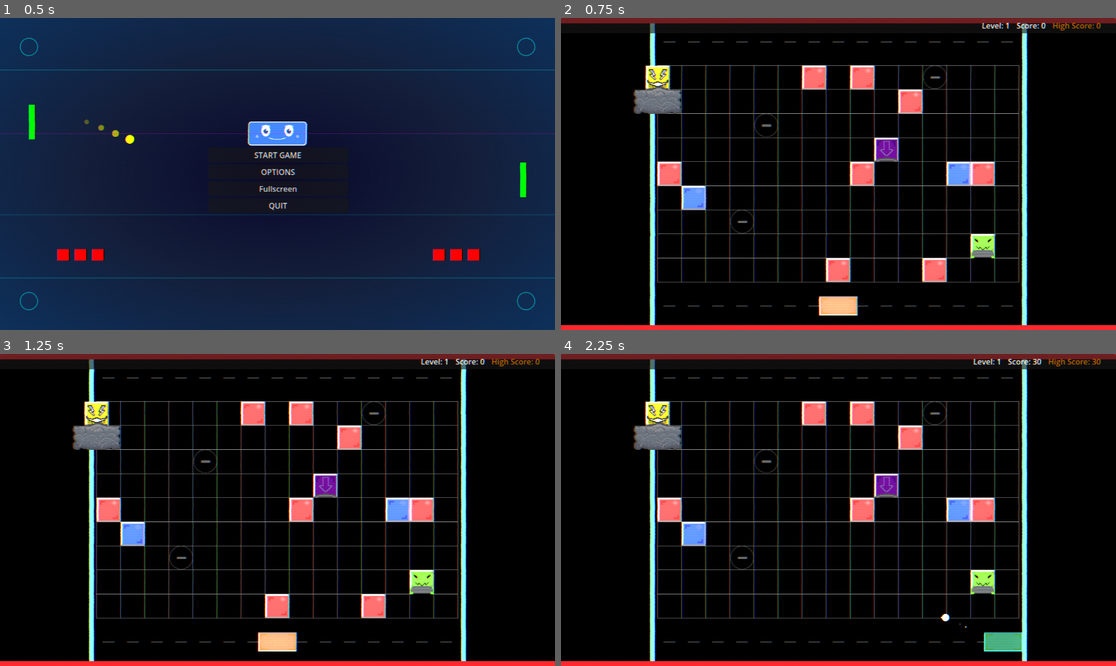
Above: before the commit, frames 1-4 (two rows, left to right).
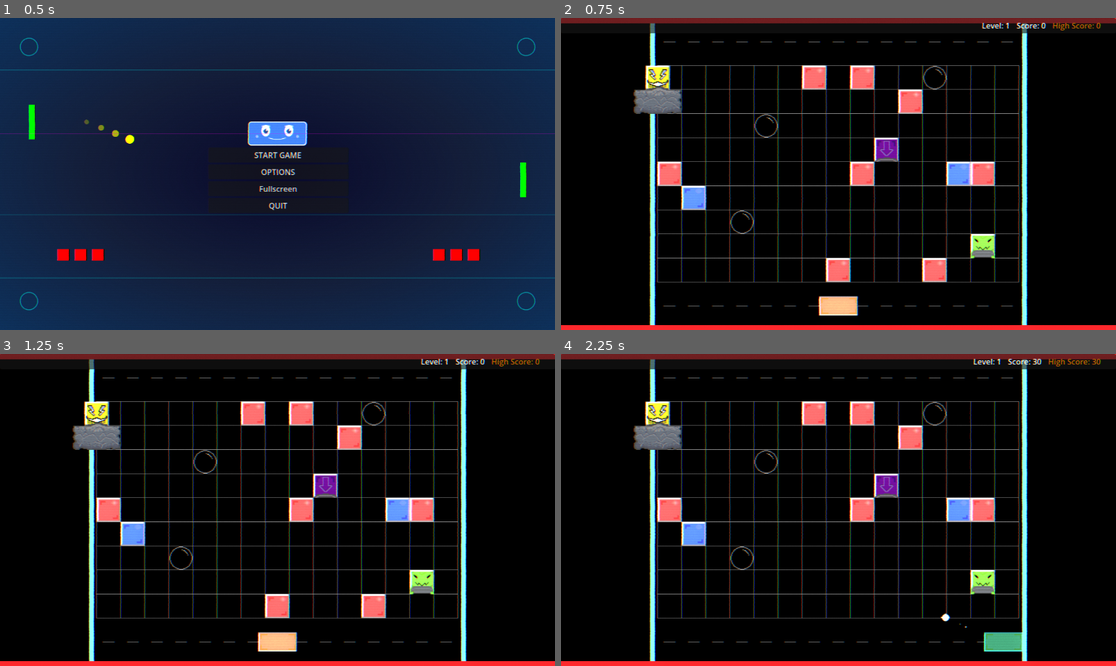
Above: after the commit, the same moments.

Repository: Nicheen/NotPong2025
Game: Godot game, scene res://scenes/menus/main_menu.tscn
The game is run twice, just before and just after one commit, with the same random seed, the same clock (stepped at 60 frames per second) and the same inputs.
Inputs (mouse positions are in pixels of both pictures, inside the frame that each line leads up to):
- Up to frame 1 (0.5 s): no input
- Up to frame 2 (0.75 s): click "START GAME" at 0.5 s
- Up to frame 3 (1.25 s): no input
- Up to frame 4 (2.25 s): tap Enter (ui_accept) at 1.25, 1.52 s; move the mouse to (960, 494) at 1.27 s; hold D (move_right) 1.28-2.03 s; hold Shift (dash) 1.28-2.03 s; move the mouse to (727, 525) at 2.02 s; hold S (teleport_down) from 2.03 s (still down); click (727, 525) at 2.1 s

Frame 1 is identical in both runs. In frame 2, 0.3% of the frame differs, in the area x 30-70%, y 15-70%; in frame 3, 0.3%; in frame 4, 0.4%, in the area x 30-71%, y 15-86%.

Commit message:
bomb igen

Diff:
--- a/NOTPONG/scenes/obj/Enemy.tscn
+++ b/NOTPONG/scenes/obj/Enemy.tscn
@@ -1,17 +1,8 @@
-[gd_scene load_steps=7 format=3 uid="uid://mhneu5sufe2j"]
+[gd_scene load_steps=6 format=3 uid="uid://mhneu5sufe2j"]
 
 [ext_resource type="Script" uid="uid://cfxv5qdy0ce0w" path="res://scripts/obj/enemy/enemy.gd" id="1_enemy_script"]
+[ext_resource type="Texture2D" uid="uid://bp53q14x7cbx" path="res://images/Bomb1.png" id="2_455qr"]
 [ext_resource type="AudioStream" uid="uid://m2nawbuan6pu" path="res://sounds/noels/blop1.wav" id="3_455qr"]
-
-[sub_resource type="Gradient" id="Gradient_gsmpp"]
-offsets = PackedFloat32Array(0.948905, 1)
-colors = PackedColorArray(0, 0, 0, 1, 1, 1, 1, 0)
-
-[sub_resource type="GradientTexture2D" id="GradientTexture2D_455qr"]
-gradient = SubResource("Gradient_gsmpp")
-fill = 1
-fill_from = Vector2(0.502488, 0.487562)
-fill_to = Vector2(0.691542, 0.666667)
 
 [sub_resource type="CircleShape2D" id="CircleShape2D_455qr"]
 radius = 25.0
@@ -26,13 +17,14 @@
 
 [node name="Sprite2D" type="Sprite2D" parent="."]
 scale = Vector2(1.5, 1.5)
-texture = SubResource("GradientTexture2D_455qr")
+texture = ExtResource("2_455qr")
 
 [node name="CollisionShape2D" type="CollisionShape2D" parent="."]
 position = Vector2(0, -1)
 shape = SubResource("CircleShape2D_455qr")
 
 [node name="HealthBar" type="ProgressBar" parent="."]
+visible = false
 material = SubResource("CanvasItemMaterial_gsmpp")
 offset_left = -9.0
 offset_top = -3.0
--- a/NOTPONG/scenes/obj/Projectile.tscn
+++ b/NOTPONG/scenes/obj/Projectile.tscn
@@ -1,10 +1,10 @@
 [gd_scene load_steps=13 format=3 uid="uid://eppnqq6ap33r"]
 
 [ext_resource type="Script" uid="uid://57mwgwgrtt80" path="res://scripts/obj/projectile/projectile.gd" id="1_projectile_main"]
+[ext_resource type="Texture2D" uid="uid://ca46r0lbh45dk" path="res://images/PlayerProjectile1.png" id="2_aqdnr"]
 [ext_resource type="Script" uid="uid://c67rqomxck2ae" path="res://scripts/obj/projectile/projectile_collision_handler.gd" id="2_collision_handler"]
 [ext_resource type="Script" uid="uid://dgqp1seq5b42j" path="res://scripts/obj/projectile/projectile_boundary_handler.gd" id="3_boundary_handler"]
 [ext_resource type="Script" uid="uid://oex81gje51m7" path="res://scripts/obj/projectile/projectile_effect_manager.gd" id="4_effect_manager"]
-[ext_resource type="Texture2D" uid="uid://go0jsjs2iejv" path="res://images/white_circle.svg" id="5_texture"]
 
 [sub_resource type="PhysicsMaterial" id="PhysicsMaterial_bounce"]
 friction = 0.1
@@ -48,8 +48,7 @@
 script = ExtResource("1_projectile_main")
 
 [node name="Sprite2D" type="Sprite2D" parent="."]
-scale = Vector2(0.25, 0.25)
-texture = ExtResource("5_texture")
+texture = ExtResource("2_aqdnr")
 
 [node name="CollisionShape2D" type="CollisionShape2D" parent="."]
 shape = SubResource("CircleShape2D_projectile")
--- a/NOTPONG/scripts/obj/enemy/enemy.gd
+++ b/NOTPONG/scripts/obj/enemy/enemy.gd
@@ -1,7 +1,7 @@
 extends StaticBody2D
 
 # Enemy settings
-@export var max_health: int = 30
+@export var max_health: int = 20
 @export var score_value: int = 100
 @export var enemy_type: String = "basic"
 
@@ -11,6 +11,8 @@
 @onready var collision_shape: CollisionShape2D = $CollisionShape2D
 @onready var health_bar: ProgressBar = get_node_or_null("HealthBar")
 
+var normal_texture: Texture2D
+var cracked_texture: Texture2D
 # Internal variables
 var current_health: int
 var is_dead: bool = false
@@ -27,6 +29,8 @@
 
 	if sprite:
 		original_color = sprite.modulate
+		normal_texture = sprite.texture
+		cracked_texture = load("res://images/Bomb2.png")
 
 	if health_bar:
 		health_bar.max_value = max_health
@@ -45,7 +49,8 @@
 
 	current_health -= damage
 	current_health = max(0, current_health)
-
+	if   current_health < max_health:
+		change_to_cracked_sprite()
 	if health_bar:
 		health_bar.value = current_health
 
@@ -54,6 +59,10 @@
 
 	if current_health <= 0:
 		die()
+func change_to_cracked_sprite():
+	"""Change the sprite to the cracked version"""
+	if sprite and cracked_texture:
+		sprite.texture = cracked_texture
 
 func take_laser_damage(damage: int):
 	if is_dead:
